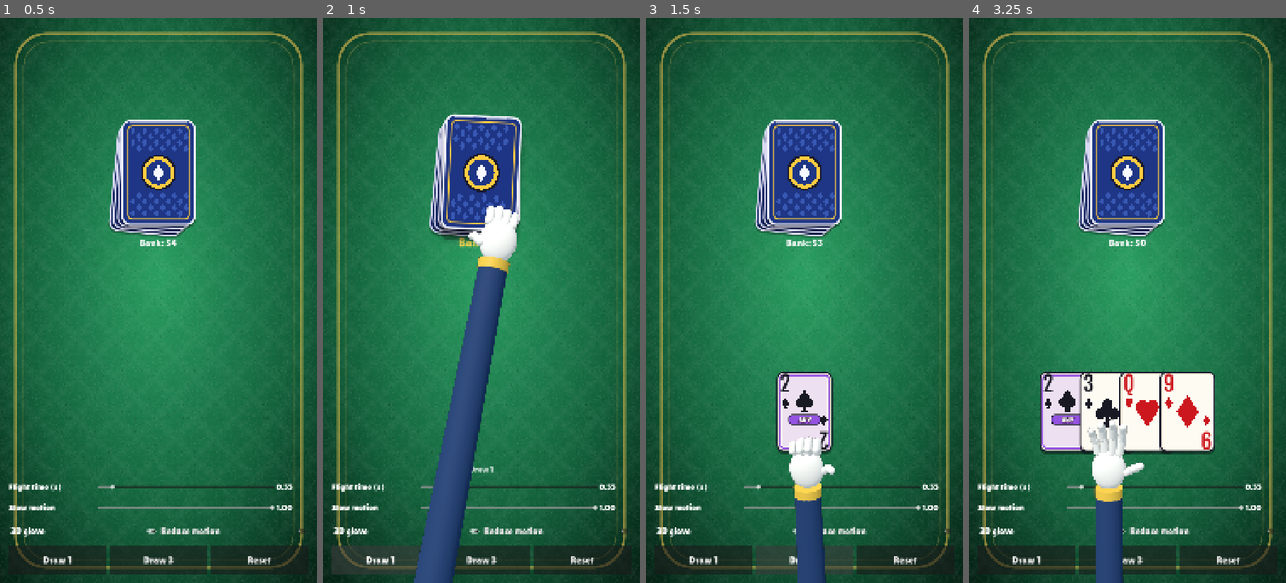
Above: before the commit, frames 1-4 (left to right).
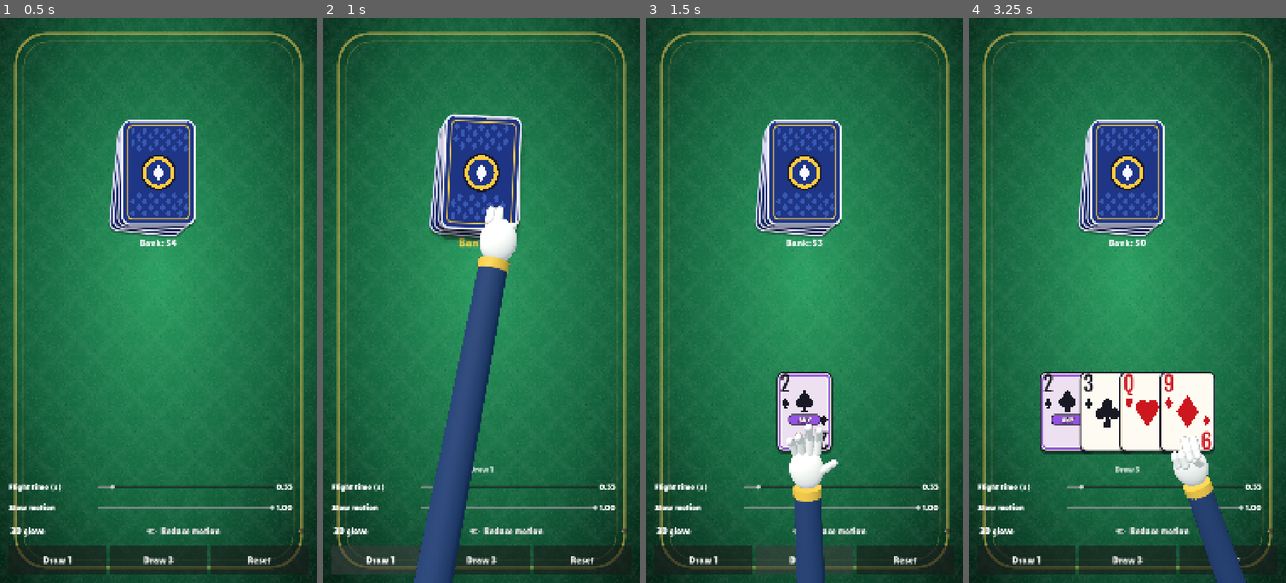
Above: after the commit, the same moments.

Repository: lambou/jcommand-cards-monorepo
Game: Godot game, scene res://scenes/flip_playground.tscn
The game is run twice, just before and just after one commit, with the same random seed, the same clock (stepped at 60 frames per second) and the same inputs. This scene is started directly instead of the project's main scene.
Inputs (mouse positions are in pixels of both pictures, inside the frame that each line leads up to):
- Up to frame 1 (0.5 s): no input
- Up to frame 2 (1 s): click "Draw 1" at 0.5 s
- Up to frame 3 (1.5 s): click "Draw 3" at 1.25 s
- Up to frame 4 (3.25 s): tap Enter at 2 s; drag from (1127, 170) to (1159, 176) at 2.02 s; drag from (1067, 413) to (1111, 413) at 2.77 s

Frame 1 is identical in both runs. In frame 2, 0.2% of the frame differs, in the area x 45-62%, y 33-41%; in frame 3, 0.6%; in frame 4, 4.8%, in the area x 37-88%, y 71-100%.

Commit message:
Glove: a real pinch grip and a slide along the row when several cards are drawn
- Grip: thumb, index and middle finger hold the card with the ring and little finger curled in; the
  angles were solved so the thumb tip actually touches both fingertips
- tests/hand_pinch.gd: headless check that the thumb touches both fingertips, the other two are tucked
  in, and the open hand's thumb is open
- hand3d.carry(): optional slide_to / slide_t, so the hand keeps its hold after the first card lands and
  slides on to the last one before letting go (default behaviour unchanged)
- Playground: one hand animation per draw (no grip pulses) that slides along the row on Draw 3+;
  --flipcount=N for the frame capture

Co-Authored-By: Claude Sonnet 5.5 <noreply@anthropic.com>

Diff:
--- /dev/null
+++ b/apps/mobile/scripts/tests/hand_pinch.gd
@@ -0,0 +1,58 @@
+extends SceneTree
+## Headless check that the gripping hand really pinches: the thumb tip touches both the index and the middle
+## fingertip (their end caps meet), the other two fingers are curled in, and the thumb is open when the hand is:
+##   godot --headless --path apps/mobile -s res://scripts/tests/hand_pinch.gd
+## Exits non-zero on failure.
+
+const Hand3D := preload("res://scripts/ui/hand3d.gd")
+
+
+func _init() -> void:
+	var hand := Hand3D.new()
+	root.add_child(hand)
+	await process_frame # _ready builds the 3D hand
+	var fails: Array = []
+
+	hand.grip = 1.0
+	hand._apply_pose()
+	var thumb := _tip(hand._thumb_joints, Hand3D.THUMB_LEN)
+	var thumb_r := _end_r(Hand3D.THUMB_R, Hand3D.THUMB_LEN.size())
+	for k in [0, 1]: # index, middle
+		var def: Dictionary = Hand3D.FINGERS[k]
+		var tip := _tip(hand._fingers[k]["joints"], def["len"])
+		var reach := thumb_r + _end_r(float(def["r"]), (def["len"] as Array).size())
+		var d := thumb.distance_to(tip)
+		print("thumb -> finger %d: %.1f (touching at %.1f)" % [k, d, reach])
+		if d > reach: # the end caps do not meet
+			fails.append("thumb tip is %.1f from finger %d's tip, they only touch within %.1f" % [d, k, reach])
+		if d < reach * 0.5: # swallowed by the finger
+			fails.append("thumb tip sinks into finger %d (%.1f of %.1f)" % [k, d, reach])
+
+	# Ring and little finger tucked into the palm: curled by more than a right angle in total.
+	for k in [2, 3]:
+		var total := 0.0
+		for j in 3:
+			total += absf(rad_to_deg((hand._fingers[k]["joints"][j] as Node3D).rotation.x))
+		if total < 180.0:
+			fails.append("finger %d is only curled %.0f degrees" % [k, total])
+
+	hand.grip = 0.0
+	hand._apply_pose()
+	var open_gap := _tip(hand._thumb_joints, Hand3D.THUMB_LEN).distance_to(_tip(hand._fingers[0]["joints"], Hand3D.FINGERS[0]["len"]))
+	if open_gap < 60.0:
+		fails.append("the open hand's thumb is already near the index finger (%.1f)" % open_gap)
+
+	for f in fails:
+		printerr("FAIL: ", f)
+	print("HAND PINCH ", "PASS" if fails.is_empty() else "FAIL (%d)" % fails.size())
+	quit(0 if fails.is_empty() else 1)
+
+
+## Centre of the end cap of a chain of segments (the last joint's origin plus its length along its own axis).
+func _tip(joints: Array, lens: Array) -> Vector3:
+	var last: Node3D = joints[joints.size() - 1]
+	return last.global_transform * Vector3(0, float(lens[lens.size() - 1]), 0)
+
+
+func _end_r(r: float, segments: int) -> float:
+	return r * (1.0 - 0.07 * float(segments - 1))
--- a/apps/mobile/scripts/ui/flip_playground.gd
+++ b/apps/mobile/scripts/ui/flip_playground.gd
@@ -291,9 +291,15 @@
 			if i == n - 1:
 				_busy = false)
 	if grab:
-		# One hand animation per draw, however many cards: it carries (and turns over) the first card, stays
-		# out of the way while the rest land, then lets go. No grip pulses - they read as the fingers blinking.
-		hand3d.carry(first, REACH, fly_time + STAGGER * float(n - 1) + 0.05, false, Settings.hand_color)
+		# One hand animation per draw, however many cards: it carries (and turns over) the first card, and when
+		# that lands it keeps hold and slides on along the row to the last card (each lands as it passes), then
+		# lets go. No grip pulses - they read as the fingers blinking.
+		var slide_to := Vector2.INF
+		var slide_t := 0.0
+		if n > 1:
+			slide_to = _slot_center(hand.size() - 1, hand.size()) + Vector2(0.0, hs.y * Hand3D.GRIP_Y)
+			slide_t = maxf(STAGGER * float(n - 1), 0.25) + 0.15
+		hand3d.carry(first, REACH, fly_time, false, Settings.hand_color, slide_to, slide_t)
 	status.text = "Drew %d" % n
 	_shown_remaining = deck.size() + n
 
@@ -327,7 +333,11 @@
 func capture(path: String) -> void:
 	# Run with `--fixed-fps 60` so each frame is exactly 1/60 s of game time: frames are then evenly spaced.
 	await get_tree().create_timer(0.5).timeout
-	draw_cards(1)
+	var count := 1
+	for a in OS.get_cmdline_user_args():
+		if a.begins_with("--flipcount="):
+			count = int(a.substr(12))
+	draw_cards(count)
 	var base := path.get_basename()
 	for _i in 22: # skip the glove's reach: the peel starts at about 0.3 s
 		await get_tree().process_frame
--- a/apps/mobile/scripts/ui/hand3d.gd
+++ b/apps/mobile/scripts/ui/hand3d.gd
@@ -26,12 +26,22 @@
 ## Where on the card the fingertips hold it, as a fraction of the card height below its centre.
 const GRIP_Y := 0.2
 
+## The thumb: where it joins the palm, its two segments and radius, and how it moves into the pinch (grip = 1).
+## These angles were solved so that the thumb tip touches the index and the middle fingertip
+## (tests/hand_pinch.gd checks it), with the contact point on the card's plane at its lower edge.
+const THUMB_BASE := Vector3(-58.0, -78.0, 6.0)
+const THUMB_LEN := [42.0, 34.0]
+const THUMB_R := 15.5
+const THUMB_PINCH := {"z": 20.1, "x": 1.5, "yaw": -34.1, "j0": -47.2, "j1": -0.1, "shift": Vector3(18.0, 14.0, -10.0)}
+
 # x: position across the palm. len: segment lengths. open/closed: curl per joint (degrees).
+# The grip is a pinch: the thumb and the two fingers next to it (index, middle) hold the card, while the two
+# farthest fingers (ring, little) are curled tightly into the palm, out of the way.
 const FINGERS := [
-	{"x": -42.0, "len": [56.0, 38.0, 28.0], "r": 16.0, "spread": 7.0, "open": [-4.0, -8.0, -6.0], "closed": [-30.0, -52.0, -40.0]},
-	{"x": -14.0, "len": [64.0, 42.0, 30.0], "r": 16.5, "spread": 2.5, "open": [-4.0, -8.0, -6.0], "closed": [-30.0, -52.0, -40.0]},
-	{"x": 14.0, "len": [58.0, 40.0, 29.0], "r": 16.0, "spread": -2.5, "open": [-4.0, -8.0, -6.0], "closed": [-30.0, -52.0, -40.0]},
-	{"x": 42.0, "len": [46.0, 32.0, 25.0], "r": 14.0, "spread": -8.0, "open": [-4.0, -8.0, -6.0], "closed": [-30.0, -52.0, -40.0]},
+	{"x": -42.0, "len": [56.0, 38.0, 28.0], "r": 16.0, "spread": 7.0, "open": [-4.0, -8.0, -6.0], "closed": [-33.0, -90.0, -44.0]},
+	{"x": -14.0, "len": [64.0, 42.0, 30.0], "r": 16.5, "spread": 2.5, "open": [-4.0, -8.0, -6.0], "closed": [-33.0, -90.0, -44.0]},
+	{"x": 14.0, "len": [58.0, 40.0, 29.0], "r": 16.0, "spread": -2.5, "open": [-4.0, -8.0, -6.0], "closed": [-78.0, -105.0, -78.0]},
+	{"x": 42.0, "len": [46.0, 32.0, 25.0], "r": 14.0, "spread": -8.0, "open": [-4.0, -8.0, -6.0], "closed": [-80.0, -108.0, -80.0]},
 ]
 
 var pos := Vector2.ZERO # screen position of the grip point
@@ -176,9 +186,9 @@
 		_fingers.append({"base": base, "joints": joints, "def": def})
 
 	_thumb_base = Node3D.new()
-	_thumb_base.position = Vector3(-58.0, -78.0, 6.0)
+	_thumb_base.position = THUMB_BASE
 	_palm.add_child(_thumb_base)
-	_thumb_joints = _chain(_thumb_base, [42.0, 34.0], 15.5, skin)
+	_thumb_joints = _chain(_thumb_base, THUMB_LEN, THUMB_R, skin)
 
 	# Wrist cuff and a long sleeve that runs off the bottom of the screen.
 	var cuff_mesh := CylinderMesh.new()
@@ -210,10 +220,14 @@
 		(f["base"] as Node3D).rotation.z = deg_to_rad(lerpf(float(d["spread"]) * 1.7, float(d["spread"]) * 0.3, g)) + sway
 		for j in 3:
 			(f["joints"][j] as Node3D).rotation.x = deg_to_rad(lerpf(float(d["open"][j]), float(d["closed"][j]), g))
-	_thumb_base.rotation.z = deg_to_rad(lerpf(64.0, 40.0, g))
-	_thumb_base.rotation.x = deg_to_rad(lerpf(0.0, -16.0, g))
-	(_thumb_joints[0] as Node3D).rotation.x = deg_to_rad(lerpf(-8.0, -26.0, g))
-	(_thumb_joints[1] as Node3D).rotation.x = deg_to_rad(lerpf(-6.0, -34.0, g))
+	# The thumb comes across and presses its tip against the index and middle fingertips.
+	var tp := THUMB_PINCH
+	_thumb_base.position = THUMB_BASE + (tp["shift"] as Vector3) * g
+	_thumb_base.rotation.z = deg_to_rad(lerpf(64.0, float(tp["z"]), g))
+	_thumb_base.rotation.x = deg_to_rad(lerpf(0.0, float(tp["x"]), g))
+	_thumb_base.rotation.y = deg_to_rad(float(tp["yaw"])) * g
+	(_thumb_joints[0] as Node3D).rotation.x = deg_to_rad(lerpf(-8.0, float(tp["j0"]), g))
+	(_thumb_joints[1] as Node3D).rotation.x = deg_to_rad(lerpf(-6.0, float(tp["j1"]), g))
 	_palm.rotation.x = lerpf(0.0, -0.14, g)
 
 
@@ -228,7 +242,10 @@
 ## Reach in from below, grip `node` (a flying/resting card) and carry it for `carry_t` seconds, then leave.
 ## The card should start moving after `reach` seconds.
 ## `style` picks a STYLES entry (-1 = the player's own choice from settings).
-func carry(node: Control, reach: float, carry_t: float, from_top: bool = false, style: int = -1) -> void:
+## With `slide_to` (a grip point) the hand does not let go where the card lands: it keeps its hold and slides on
+## to that point over `slide_t` seconds first (dealing a whole row of cards), then lets go.
+func carry(node: Control, reach: float, carry_t: float, from_top: bool = false, style: int = -1,
+		slide_to: Vector2 = Vector2.INF, slide_t: float = 0.0) -> void:
 	if _tw != null:
 		_tw.kill()
 	if _tw2 != null:
@@ -250,6 +267,8 @@
 	_tw.tween_callback(func(): _follow = node)
 	_tw.tween_interval(carry_t)
 	_tw.tween_callback(func(): _follow = null)
+	if slide_to.is_finite() and slide_t > 0.0:
+		_tw.tween_property(self, "pos", slide_to, slide_t).set_trans(Tween.TRANS_SINE).set_ease(Tween.EASE_IN_OUT)
 	_tw.tween_property(self, "grip", 0.0, 0.1)
 	_tw.tween_property(self, "pos:y", _away_y(), 0.28).set_trans(Tween.TRANS_CUBIC).set_ease(Tween.EASE_IN)
 	_tw.tween_callback(_activate.bind(false))
